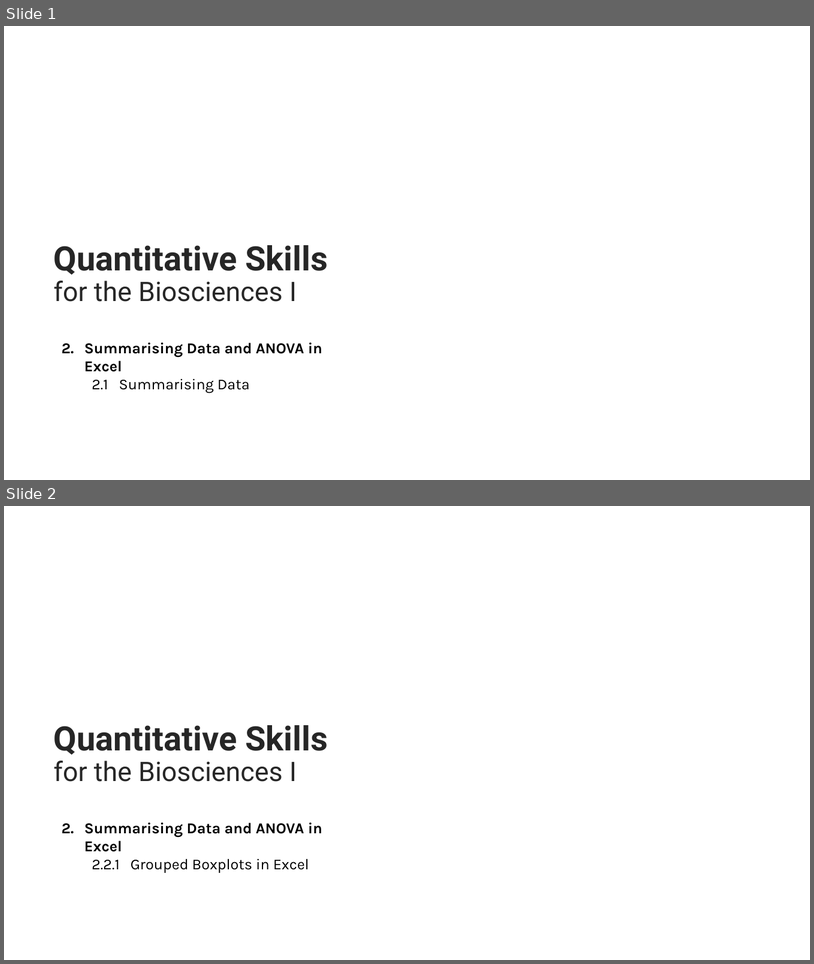
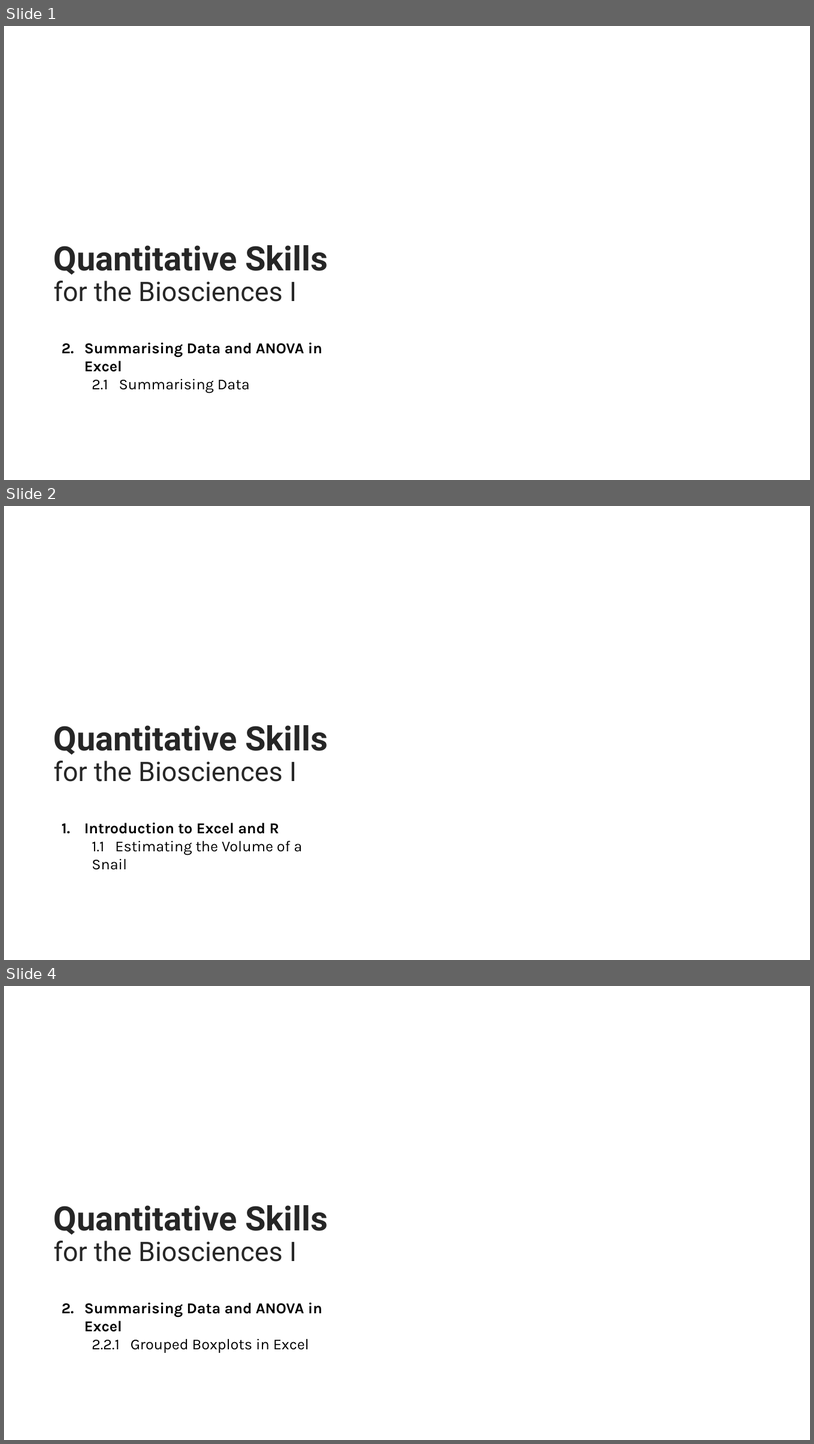
Before and after one commit to rtreharne/qs, a slide deck: pptx/Quantitative Skills for the Biosciences I.pptx. Shown one above the other, each under a label of ours: slides 1 and 2 before the commit, slides 1, 2 and 4 after it; the slides between them are not shown. The pictures are 814x964 and 814x1444 pixels, drawn with LibreOffice and Linux fonts; fonts in the diff are those of the drawing; background and template pictures are left out. Boxes give left, top, right and bottom in pixels: in the first picture for what was removed or moved away, otherwise in the second. Text is boxed around its words. In the diff, an @@ line names an element or a change of style, - is before the commit and + after.

```diff
--- a/pptx/Quantitative Skills for the Biosciences I.pptx
+++ b/pptx/Quantitative Skills for the Biosciences I.pptx
@@ slide 2 added at (4, 506, 810, 960), background picture (left out) @@
@@ rectangle added at (24, 506, 810, 960), fill gradient #FFFFFF @@
@@ title added at (54, 725, 328, 781), 40 pt, text #262626, bold @@
+Quantitative Skills for the Biosciences I
@@ text added at (84, 822, 302, 870), 18 pt, text #000000 @@
+1. Introduction to Excel and R
+  1.1 Estimating the Volume of a Snail
@@ what was slide 2 is now slide 4 @@
```
Also in this commit, not shown: 1 other slide added, 14 other files.
